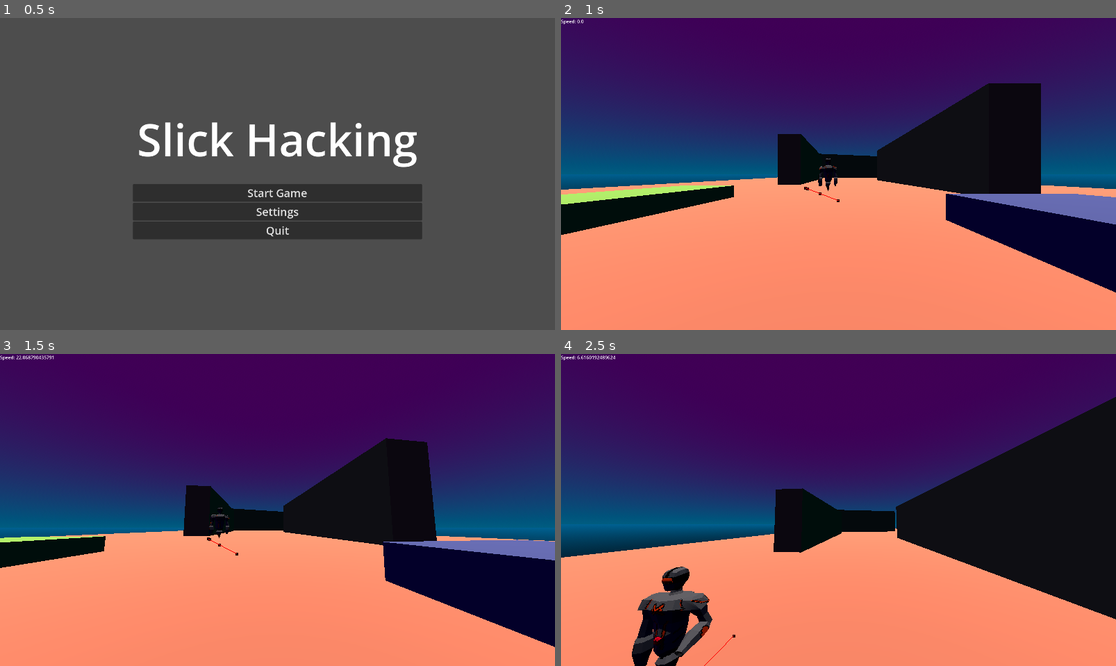
Above: before the commit, frames 1-4 (two rows, left to right).
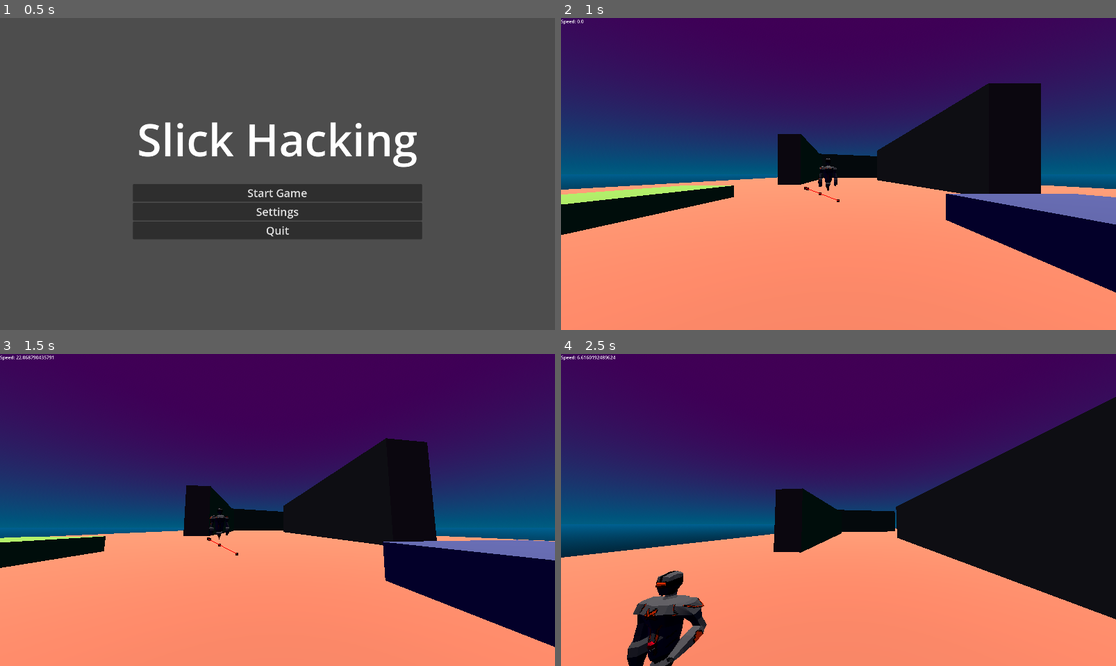
Above: after the commit, the same moments.

Repository: Sirrah025/big-mode-slick-game
Game: Godot game, scene res://Scenes/Menus/main_menu.tscn
The game is run twice, just before and just after one commit, with the same random seed, the same clock (stepped at 60 frames per second) and the same inputs.
Inputs (mouse positions are in pixels of both pictures, inside the frame that each line leads up to):
- Up to frame 1 (0.5 s): no input
- Up to frame 2 (1 s): click "Start Game" at 0.5 s
- Up to frame 3 (1.5 s): move the mouse to (305, 510) at 1.27 s; hold W (Forward) from 1.28 s (still down); right-click (305, 510) at 1.35 s
- Up to frame 4 (2.5 s): keep holding W (Forward); tap Space (Jump) at 1.52, 2.27 s; move the mouse to (810, 510) at 2.02 s; tap Ctrl (Sliding) at 2.1 s

Frame 1 is identical in both runs. In frame 2, less than 0.1% of the frame differs, in the area x 46-50%, y 44-56%; in frame 3, less than 0.1%; in frame 4, 1.7%, in the area x 11-32%, y 68-100%.

Commit message:
Enemy has some flee behavior. But not chase behavior.
Bug is being cracked. Narrowed down the problems to the aggressive state, and how it calculates and verifies the distance, margins, and target_position.

Diff:
--- a/slick_game/Entities/enemies/Ranged/enemy.tscn
+++ b/slick_game/Entities/enemies/Ranged/enemy.tscn
@@ -90,6 +90,7 @@
 [node name="Enemy" type="CharacterBody3D" unique_id=1279462332]
 collision_layer = 16
 collision_mask = 2
+axis_lock_linear_y = true
 script = ExtResource("1_jnjvl")
 min_attack_margin = 3.0
 max_attack_margin = 9.0
@@ -127,15 +128,15 @@
 transform = Transform3D(-1, 0, -8.742278e-08, 0, 1, 0, 8.742278e-08, 0, -1, 0, 0, 0)
 
 [node name="Skeleton3D" parent="Ranged Enemy/Ranged Armature" parent_id_path=PackedInt32Array(291246549, 794327750) index="0" unique_id=1077688716]
-bones/1/position = Vector3(0, 1.694772, 0)
-bones/5/rotation = Quaternion(-0.26579824, -0.1738688, -0.49822935, 0.8067766)
-bones/6/rotation = Quaternion(0.65280277, -2.5738034e-05, -0.46033502, 0.60161483)
-bones/8/rotation = Quaternion(-0.3180187, 0.15927142, 0.50693285, 0.78518534)
-bones/9/rotation = Quaternion(0.6751889, 2.40691e-05, 0.47612095, 0.5634082)
-bones/10/position = Vector3(2.1374474, 3.899799, 1.7322459)
-bones/11/position = Vector3(-1.9202275, -2.070725, -4.866846)
-bones/12/position = Vector3(-2.0701807, 3.9726703, 1.5263634)
-bones/13/position = Vector3(2.364166, -2.6123853, -5.385218)
+bones/1/position = Vector3(0, 1.8432181, 0)
+bones/5/rotation = Quaternion(0.0064260643, 0.04872845, -0.5822865, 0.8114967)
+bones/6/rotation = Quaternion(0.05068841, -4.2782973e-05, -0.035743777, 0.9980747)
+bones/8/rotation = Quaternion(0.0064260904, -0.04872849, 0.5822865, 0.8114967)
+bones/9/rotation = Quaternion(0.05068841, 4.2782973e-05, 0.035743777, 0.9980747)
+bones/10/position = Vector3(2.0993812, 1.3935988, -6.8738746e-07)
+bones/11/position = Vector3(-2.3641672, -0.060679875, -0.9693103)
+bones/12/position = Vector3(-2.0993812, 1.3935988, -6.8738746e-07)
+bones/13/position = Vector3(2.3641672, -0.060679875, -0.9693103)
 
 [node name="AnimationTree" type="AnimationTree" parent="." unique_id=24667294]
 root_node = NodePath("../Ranged Enemy")
@@ -187,7 +188,7 @@
 [connection signal="navigation_finished" from="NavigationAgent3D" to="." method="_on_navigation_agent_3d_navigation_finished"]
 [connection signal="body_entered" from="FaceDirection/Near Vision" to="Aggression State Machine/Idle" method="_activate_aggression" unbinds=1]
 [connection signal="animation_finished" from="Ranged Enemy/AnimationPlayer" to="Aggression State Machine/Aggressive" method="_on_animation_player_animation_finished"]
-[connection signal="animation_finished" from="AnimationTree" to="Aggression State Machine/Attack" method="_on_animation_tree_animation_finished"]
+[connection signal="animation_finished" from="Ranged Enemy/AnimationPlayer" to="Aggression State Machine/Attack" method="_on_animation_tree_animation_finished"]
 [connection signal="damage" from="Hitbox Component" to="Health Component" method="_on_damage"]
 [connection signal="entity_died" from="Health Component" to="." method="_on_entity_died"]
 [connection signal="ready_weapons" from="Aggression State Machine/Idle" to="AnimationTree" method="_on_ready_weapons"]
--- a/slick_game/Scenes/Levels/prototype_scene.tscn
+++ b/slick_game/Scenes/Levels/prototype_scene.tscn
@@ -147,8 +147,9 @@
 
 [node name="Enemy" parent="." unique_id=1279462332 node_paths=PackedStringArray("Idle_Path") instance=ExtResource("4_3xn65")]
 transform = Transform3D(1, 0, 0, 0, 1, 0, 0, 0, 1, 0, 1.4584832, -11.557131)
-min_attack_margin = 4.0
-max_attack_margin = 5.0
+min_attack_margin = 2.0
+max_attack_margin = 4.0
+turn_speed = 2.0
 Idle_Path = NodePath("../Path3D")
 
 [node name="Pause Menu" parent="." unique_id=1489435571 instance=ExtResource("5_8goci")]
--- a/slick_game/Scripts/Components/State Machine/State.gd
+++ b/slick_game/Scripts/Components/State Machine/State.gd
@@ -5,7 +5,6 @@
 class_name State
 extends Node
 
-signal change_anim(state: String)
 signal play_audio(sound: AudioStreamWAV)
 signal transitioned()
 
--- a/slick_game/Scripts/Enemies/States/aggressive.gd
+++ b/slick_game/Scripts/Enemies/States/aggressive.gd
@@ -25,20 +25,21 @@
 func physics_update(delta) -> void:
 	if parent.check_target_reached(parent.player_target.global_position):
 		parent.nav_agent.navigation_finished.emit()
-	pass
 
 func set_nav_target() -> void:
 	var target_direction
 	var target_pos = parent.player_target.global_position
-	if target_pos.distance_to(parent.global_position) > parent.max_attack_margin:
+	var distance = target_pos.distance_to(parent.global_position)
+	if distance > parent.max_attack_margin:
 		target_direction = (parent.global_position - target_pos).normalized()
-		# target_pos -= direction * parent.max_attack_margin
-	elif target_pos.distance_to(parent.global_position) < parent.min_attack_margin:
+		target_direction *= distance - parent.max_attack_margin
+	elif distance < parent.min_attack_margin and parent.min_attack_margin > 0.0:
 		target_direction = (target_pos - parent.global_position).normalized()
-		# target_pos += direction * parent.min_attack_margin
+		target_direction *= parent.max_attack_margin - distance
 	else:
 		target_direction = parent.global_position
 	parent.nav_agent.target_position = target_direction
+	print_debug("Nav data: " + str(parent.nav_agent.target_position) + " compared to: " + str(parent.player_target.global_position))
 
 ## Virtual function
 ## Called for pathfinding states
--- a/slick_game/Scripts/Enemies/enemy_movement.gd
+++ b/slick_game/Scripts/Enemies/enemy_movement.gd
@@ -31,10 +31,14 @@
 	# Start idle movement if not already set
 	set_new_idle_target_pos()
 
+func _process(delta: float) -> void:
+	print_debug(str(player_target.global_position))
+
 
 func _physics_process(delta: float) -> void:
 	Aggression_State_Machine.current_state.physics_update(delta)
 	movement(delta)
+	move_and_slide()
 
 
 func movement(delta: float) -> void:
@@ -42,7 +46,7 @@
 		print_debug("Skipping to next frame")
 		await get_tree().physics_frame
 	# We grab destination and subtract our global_position from it
-	if nav_agent.target_position == global_position:
+	if nav_agent.target_position.distance_to(global_position) < 0.1:
 		velocity = Vector3.ZERO
 		look_at_target(player_target.global_position)
 	else:
@@ -54,7 +58,6 @@
 		velocity = target_vector
 		#velocity = velocity.move_toward(velocity, delta)
 		look_at_target(destination)
-	move_and_slide()
 
 
 # Make model look at target
@@ -66,8 +69,8 @@
 
 # helper function
 func check_target_reached(target: Vector3) -> bool:
-	if min_attack_margin > 0.0 and target.distance_to(global_position) < min_attack_margin:
-		return false
+	if min_attack_margin > 0.0 and target.distance_to(global_position) >= min_attack_margin:
+		return true
 	if target.distance_to(global_position) <= max_attack_margin:
 		return true
 	return false
